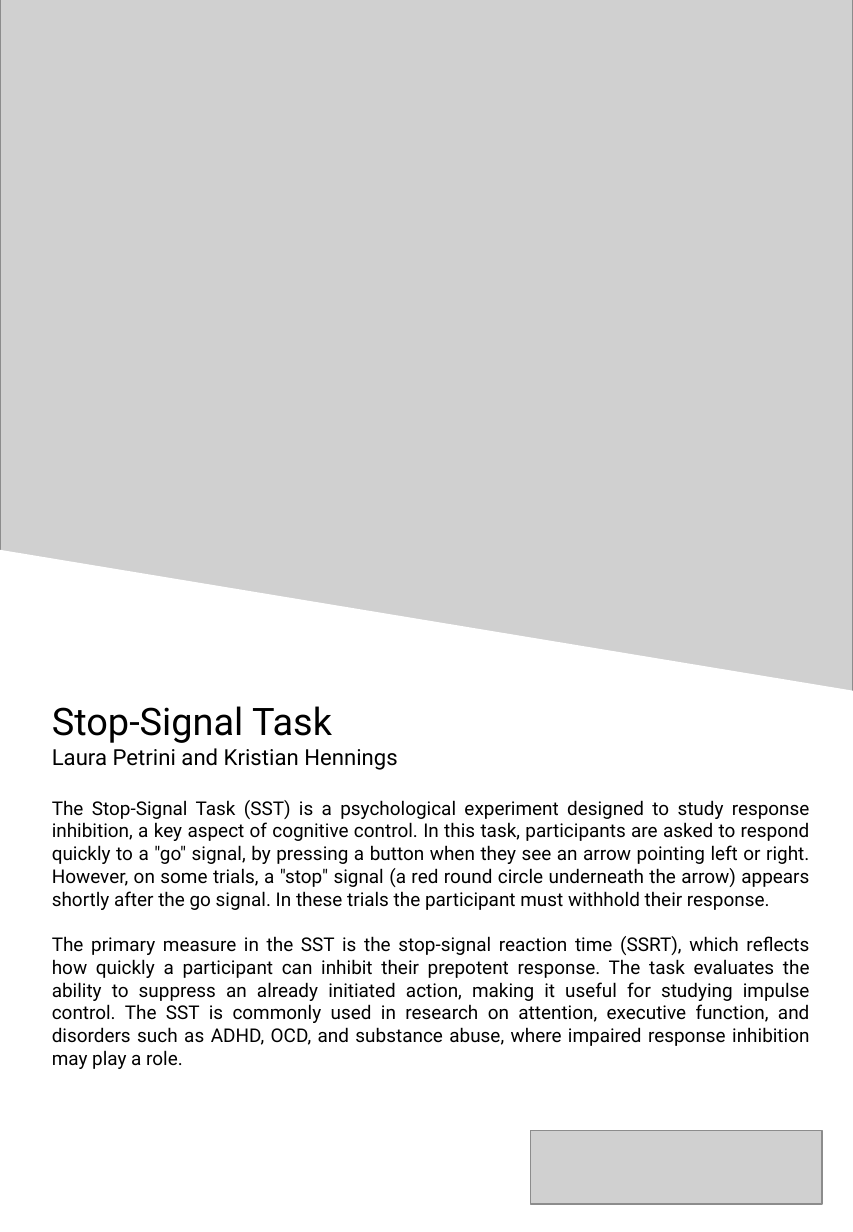
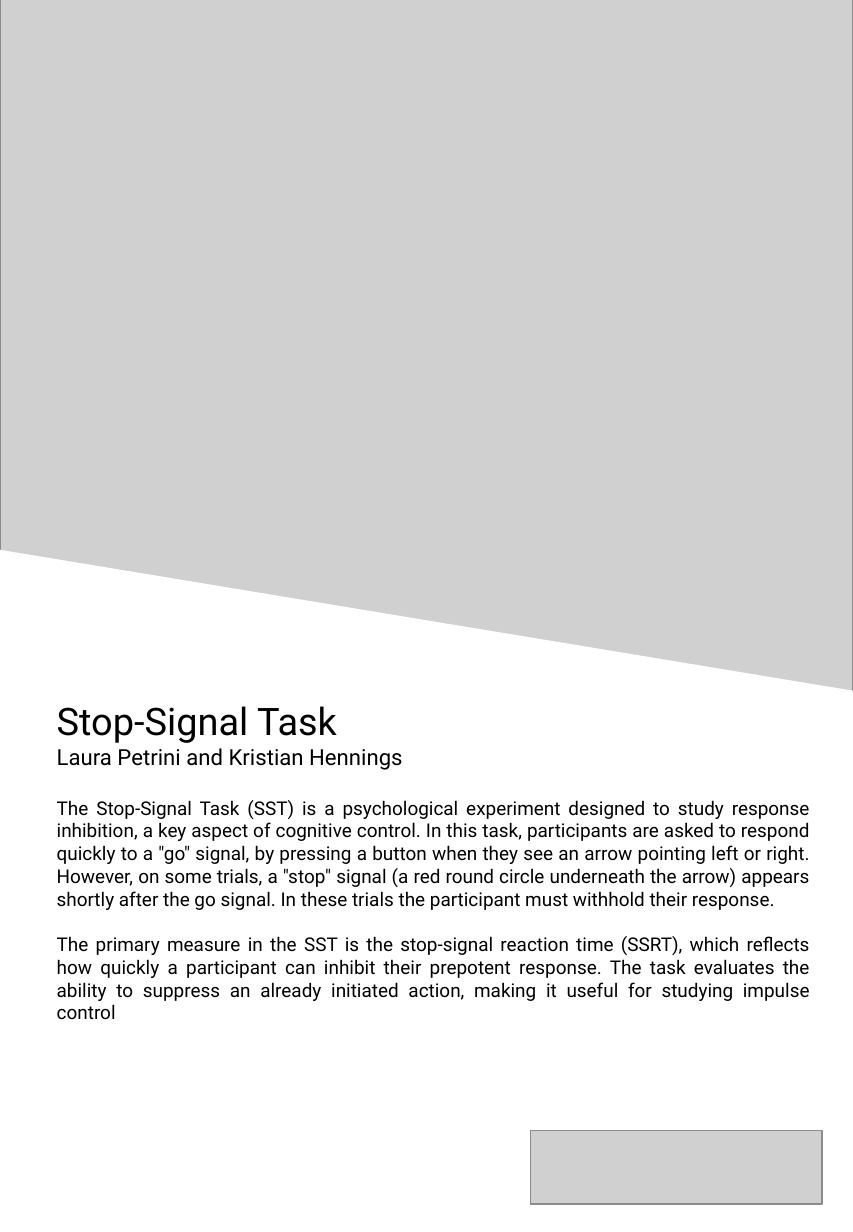
Before and after one commit to LabBench-Society/Protocols, a slide deck: slide 1 of vstopsignal/ProtocolCover.pptx. Drawn at 853x1232 pixels with LibreOffice and Linux fonts; fonts in the diff are those of the drawing; grey boxes stand for pictures. Boxes give left, top, right and bottom in pixels: in the first picture for what was removed or moved away, otherwise in the second. Text is boxed around its words. In the diff, an @@ line names an element or a change of style, - is before the commit and + after.

```diff
--- a/vstopsignal/ProtocolCover.pptx
+++ b/vstopsignal/ProtocolCover.pptx
@@ text at box(57, 936, 810, 1020): text changed @@
-The primary measure in the SST is the stop-signal reaction time (SSRT), which reflects how quickly a participant can inhibit their prepotent response. The task evaluates the ability to suppress an already initiated action, making it useful for studying impulse control. The SST is commonly used in research on attention, executive function, and disorders such as ADHD, OCD, and substance abuse, where impaired response inhibition may play a role.
+The primary measure in the SST is the stop-signal reaction time (SSRT), which reflects how quickly a participant can inhibit their prepotent response. The task evaluates the ability to suppress an already initiated action, making it useful for studying impulse control
```
Also in this commit, not shown: 3 other files.
